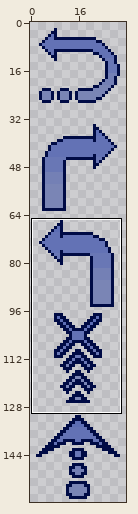
Pixel-art file -- assets/raw/icon.aseprite. Above, an overview of the earlier version with the close-up marked.
Close-up. Before:
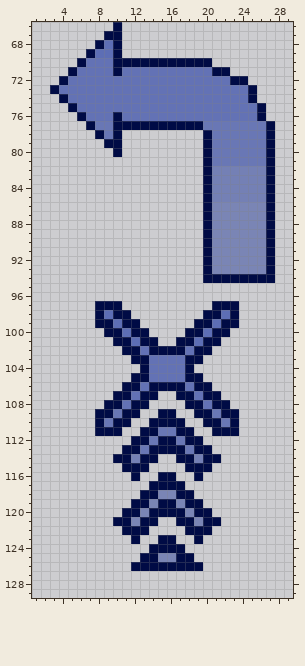
32x160 pixels, 1 frame. Colours within 5 levels of each other are drawn and written as one. Shown: x 1..29, y 66..129. The commit also changed other parts of the picture, which this record leaves out.
Once edited:
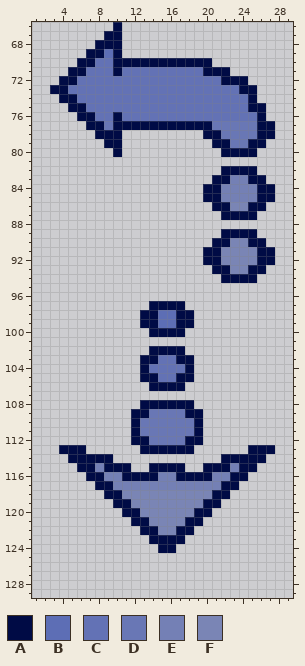
Palette (. is transparent): A #000b45  B #5d6eb5  C #6372b5  D #6977b5  E #7480b5  F #7a85b5
Changes in this commit:
Layers "Left", "Decellerate":
y 68: x 9 B -> A
y 69: x 8 B -> A
y 70: x 7 C -> A
y 71: x 6 C -> A; x 20 C -> A
y 72: x 5 C -> A; x 22 C -> A
y 73: x 4 C -> A; x 24 C -> A
y 74: x 5 C -> A
y 75: x 6 C -> A; x 25 C -> A
y 76: x 7 C -> A
y 77: x 8 D -> A; x 20 D -> A; x 26 D -> A
y 78: x 9 D -> A; x 21 D -> A; x 26 D -> A
y 79: x 20..22 ADD -> .AA; x 25..27 DDA -> AA.
y 80: x 20..27 ADDDDDDA -> ..AAAA..
y 81: x 20..27 ADDDDDDA -> ........
y 82: x 20..27 AEEEEEEA -> ..AAAA..
y 83: x 20..22 AEE -> .AA; x 25..27 EEA -> AA.
y 84..85: x 21 E -> A; x 26 E -> A
y 86: x 20..22 AFF -> .AA; x 25..27 FFA -> AA.
y 87: x 20..27 AFFFFFFA -> ..AAAA..
y 88: x 20..27 AFFFFFFA -> ........
y 89: x 20..27 AFFFFFFA -> ..AAAA..
y 90: x 20..22 AFF -> .AA; x 25..27 FFA -> AA.
y 91..92: x 21 F -> A; x 26 F -> A
y 93: x 20..22 AFF -> .AA; x 25..27 FFA -> AA.
y 94: x 20..21 AA -> ..; x 26..27 AA -> ..
y 97: x 8..10 AAA -> ...; x 14..17 .... -> AAAA; x 21..23 AAA -> ...
y 98: x 8..11 ABAA -> ....; x 13..18 ...... -> AABBAA; x 20..23 AABA -> ....
y 99: x 8..23 AABAA......AABAA -> .....AABBAA.....
y 100: x 9..22 AABAA....AABAA -> .....AAAA.....
y 101: x 10..14 AABAA -> .....; x 17..21 AABAA -> .....
y 102: x 11..13 AAC -> ...; x 18..20 CAA -> ...
y 103: x 12 A -> .; x 14 C -> A; x 17 C -> A; x 19 A -> .
y 105: x 12 A -> .; x 14 C -> A; x 17 C -> A; x 19 A -> .
y 106: x 11..13 AAC -> ...; x 18..20 CAA -> ...
y 107: x 10..14 AACAA -> .....; x 17..21 AACAA -> .....
y 108: x 9..12 AACA -> ....; x 14..17 .... -> AAAA; x 19..22 ACAA -> ....
y 109: x 8..11 AADA -> ....; x 13..18 ..AA.. -> ADDDDA; x 20..23 ADAA -> ....
y 110: x 8..23 ADAA..AAAA..AADA -> ....ADDDDDDA....
y 111: x 8..10 AAA -> ...; x 12..14 .AA -> ADD; x 17..19 AA. -> DDA; x 21..23 AAA -> ...
y 112: x 15..16 AA -> DD
y 113: x 4..6 ... -> AAA; x 11..13 AAD -> ..A; x 18..20 DAA -> A..; x 25..27 ... -> AAA
y 114: x 5..14 .....AAEAA -> AAAAA.....; x 17..26 AAEAA..... -> .....AAAAA
y 115: x 6..10 ..... -> AAEAA; x 12..19 AA....AA -> ..AAAA..; x 21..25 ..... -> AAEAA
y 116: x 7..11 ..... -> AAEEA; x 13..18 ..AA.. -> AAEEAA; x 20..24 ..... -> AEEAA
y 117: x 8..23 ......AAAA...... -> AAEEEEEEEEEEEEAA
y 118: x 9..14 ....AA -> AAFFFF; x 17..22 AA.... -> FFFFAA
y 119: x 10..13 ..AA -> AAFF; x 15..16 AA -> FF; x 18..21 AA.. -> FFAA
y 120: x 14..17 AAAA -> FFFF
y 121: x 10..12 AAF -> ..A; x 14..17 A..A -> FFFF; x 19..21 FAA -> A..
y 122: x 11..12 AA -> ..; x 14..17 .... -> AFFA; x 19..20 AA -> ..
y 123: x 12 A -> .; x 14 . -> A; x 17 . -> A; x 19 A -> .
y 124: x 14 A -> .; x 17 A -> .
y 125: x 13..18 AAFFAA -> ......
y 126: x 12..19 AAAAAAAA -> ........
